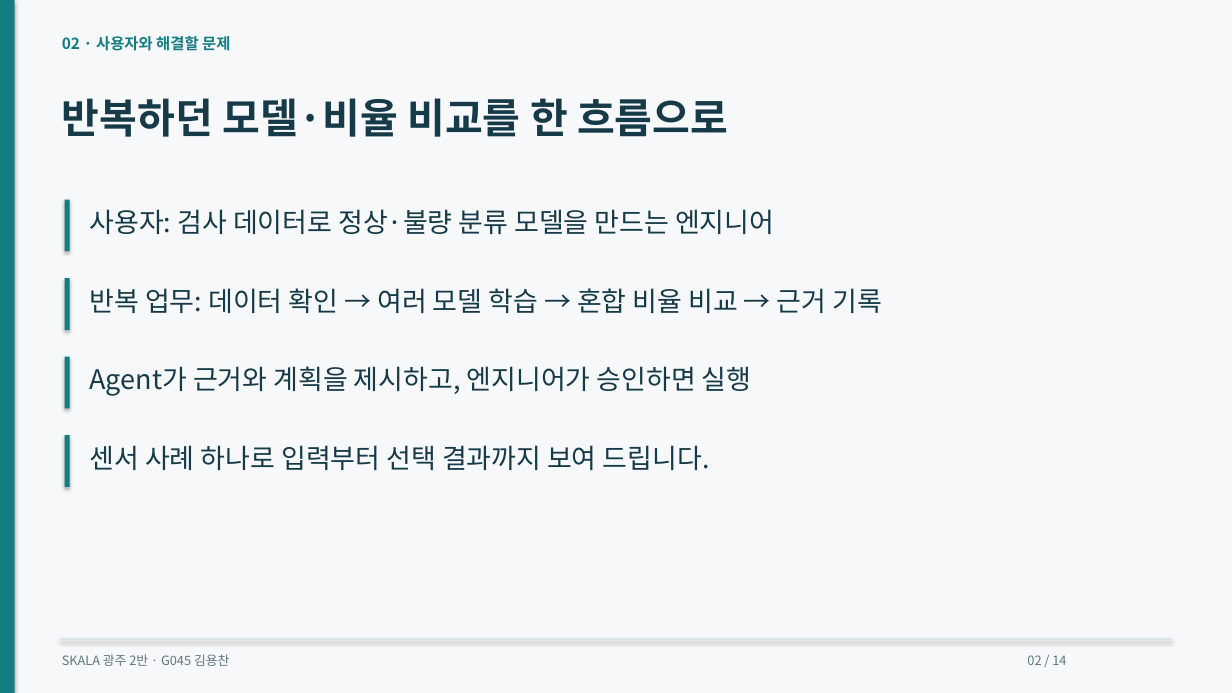
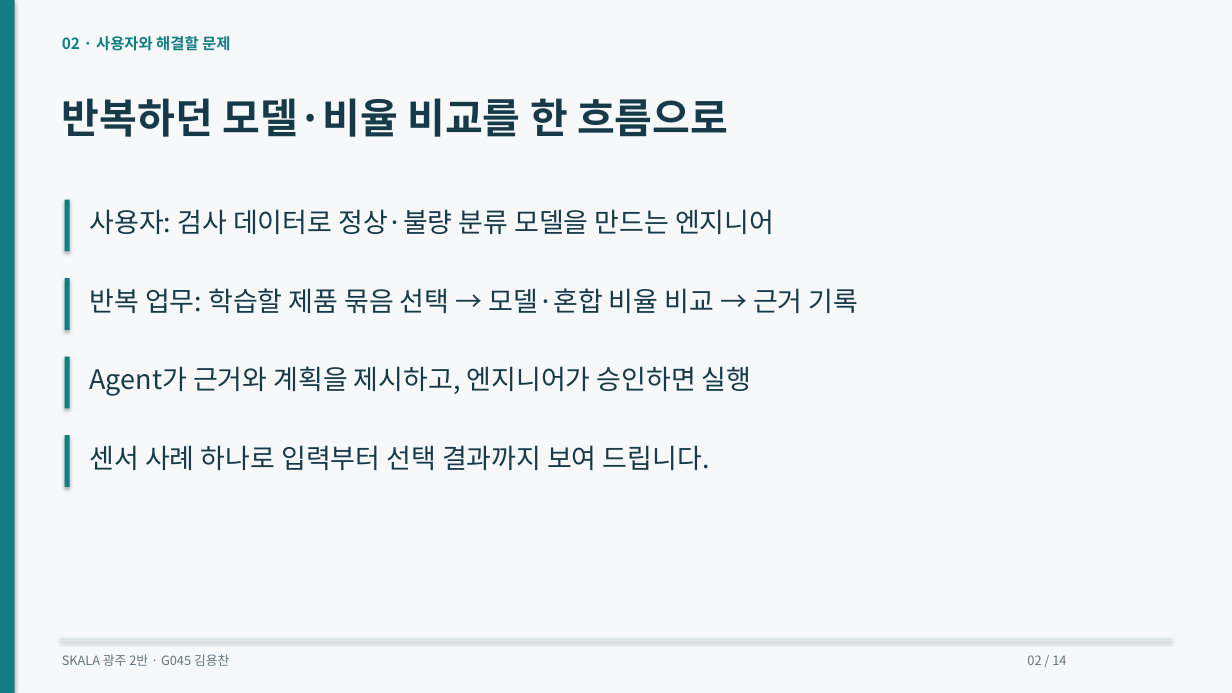
Before and after one commit to dragonchan95/Semiconductor-AI-Agent, a slide deck: slide 2 of docs/G045_Semiconductor_Agent.pptx. Drawn at 1232x693 pixels with LibreOffice and Linux fonts; fonts in the diff are those of the drawing. Boxes give left, top, right and bottom in pixels: in the first picture for what was removed or moved away, otherwise in the second. Text is boxed around its words. In the diff, an @@ line names an element or a change of style, - is before the commit and + after.

```diff
--- a/docs/G045_Semiconductor_Agent.pptx
+++ b/docs/G045_Semiconductor_Agent.pptx
@@ text at <box>90,288,859,313</box>: text changed @@
-반복 업무: 데이터 확인 → 여러 모델 학습 → 혼합 비율 비교 → 근거 기록
+반복 업무: 학습할 제품 묶음 선택 → 모델·혼합 비율 비교 → 근거 기록
```
Also in this commit, not shown: 2 other slides changed, 13 other files.
